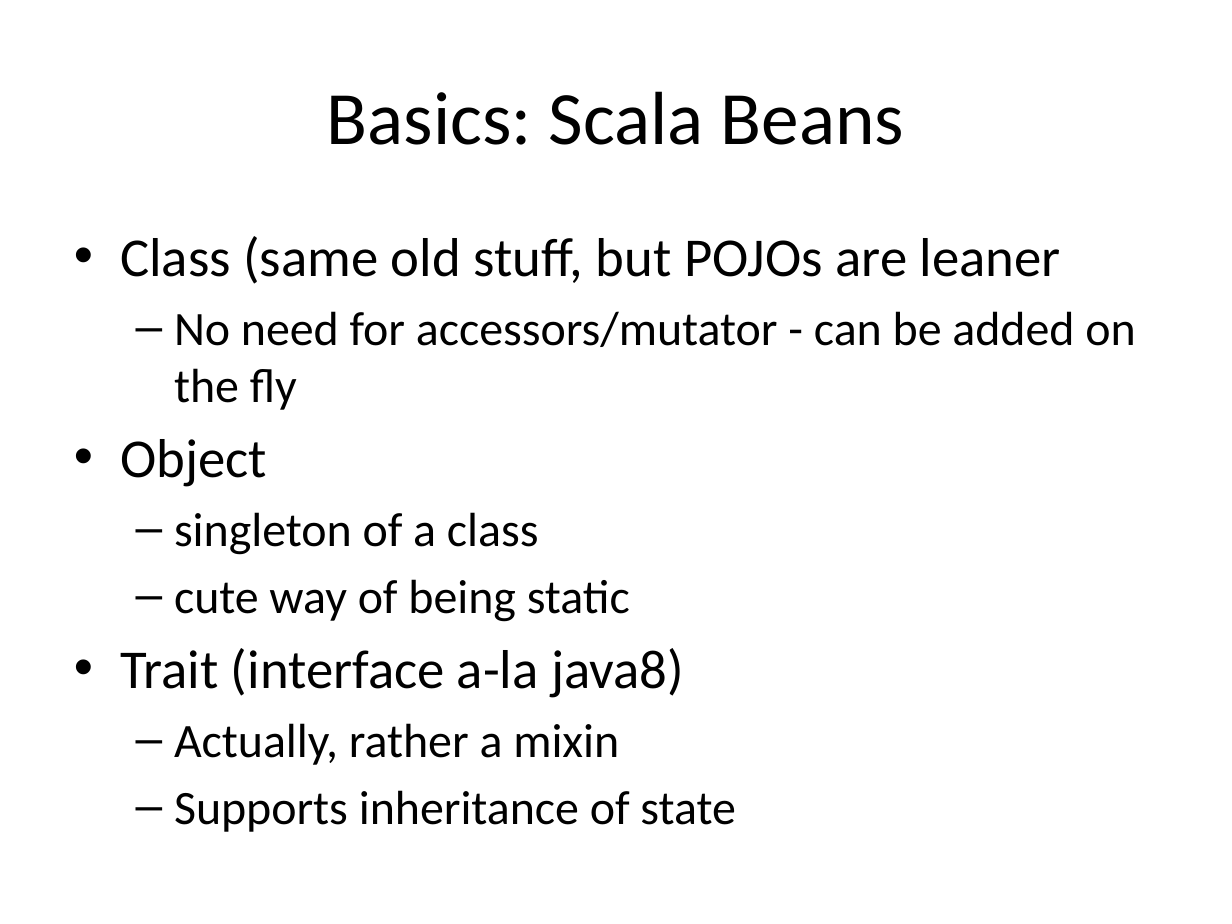
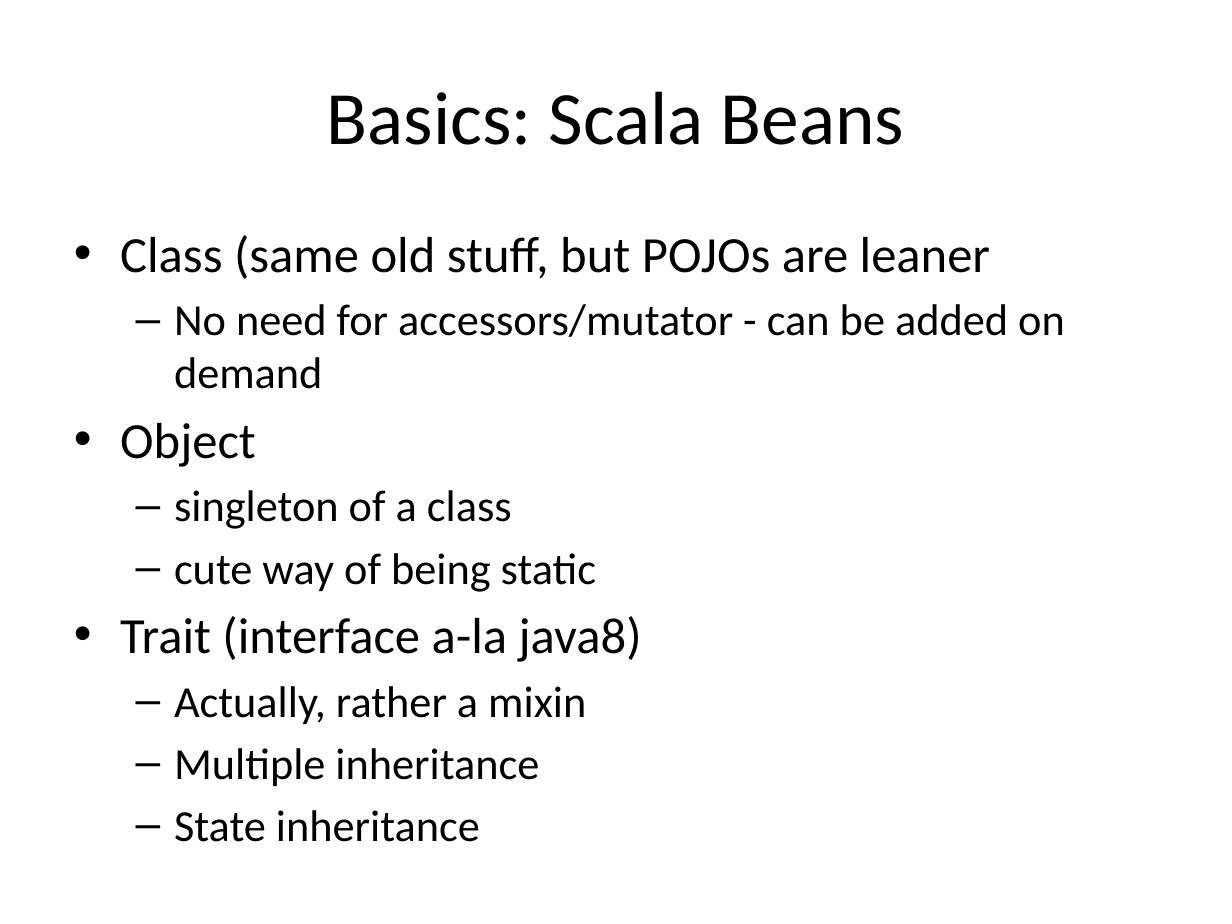
Before and after one commit to Igerly/scalaBasics, a slide deck: slide 9 of Scala.pptx (slide 4 before the commit). Drawn at 1232x924 pixels with LibreOffice and Linux fonts; fonts in the diff are those of the drawing. Boxes give left, top, right and bottom in pixels: in the first picture for what was removed or moved away, otherwise in the second. Text is boxed around its words. In the diff, an @@ line names an element or a change of style, - is before the commit and + after.

```diff
--- a/Scala.pptx
+++ b/Scala.pptx
@@ text at bbox=[120, 235, 990, 724]: size 32 to 29.6 pt in "Class (same old stuff, but POJOs are ...", "Object", "Trait (interface a-la java8)"; size 28 to 25.9 pt in "singleton of a class", "cute way of being static", "Actually, rather a mixin" @@
@@ text at bbox=[174, 304, 1065, 389]: text changed; size 28 to 25.9 pt @@
-  – No need for accessors/mutator - can be added on the fly
+  – No need for accessors/mutator - can be added on demand
@@ text at bbox=[174, 748, 539, 842]: text changed; size 28 to 25.9 pt @@
-  – Supports inheritance of state
+  – Multiple inheritance
+  – State inheritance
```
Also in this commit, not shown: 2 other slides changed, 6 slides added, 1 slide removed, 13 other files.
